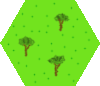
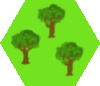
Revision of a layered 100x86 image; what changed, layer by layer:
painted on "Vegetation" over (7, 2, 91, 84)
